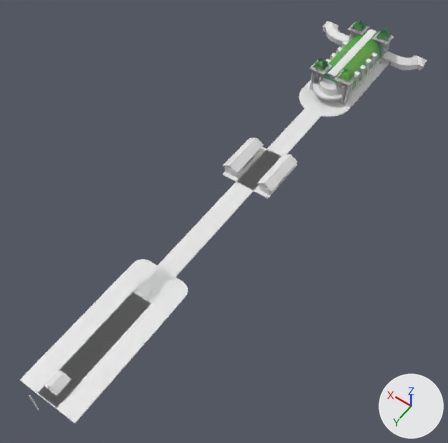
Before and after pictures for a commit that changed the Blender file pavilion/pavilion.blend.
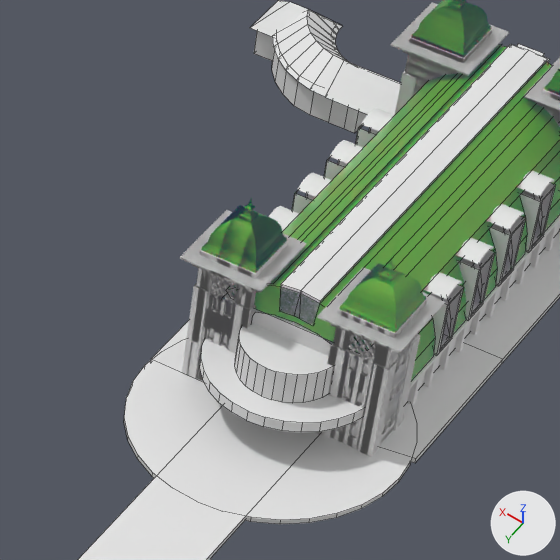
Old and new are each drawn whole from a camera (50 mm lens) standing at (-78.8, 217.4, 166.2) and looking at (-1.4, 109.0, -4.1) and again close up on the part from 62% to 85% of the width and 5% to 28% of the height. Arrows for +X, +Y and +Z are at lower right; the lights stay in place. The close-ups show mesh edges as thin lines.

Script lines for the objects in view, before the commit:
```python
me_cylinder_005 = bpy.data.meshes.new('Cylinder.005')
me_cylinder_005.from_pydata(...)  # a 32-sided cylinder along z spanning x -1.0..1.0, y -1.0..1.0, z 0.0..0.83
me_cylinder_008 = bpy.data.meshes.new('Cylinder.008')
me_cylinder_008.from_pydata(...)  # 14 vertices, 12 faces; spans x -0.94..-0.48, y 0.48..0.94, z -3.79..0.0
ob_cylinder_pavilion_top_roof = bpy.data.objects.new('Cylinder pavilion top roof', me_cylinder_008)
ob_cylinder_pavilion_top_roof.parent = ob_empty_001
ob_cylinder_pavilion_top_roof.location = (0.0, 0.0, 1.415)
ob_cylinder_pavilion_top_roof.delta_rotation_euler = (1.571, 0.785, 0.0)
ob_cylinder_pavilion_top_roof.delta_scale = (8.199, 8.199, 9.276)
ob_cylinder_seaward_balcony = bpy.data.objects.new('Cylinder seaward balcony', me_cylinder_005)
ob_cylinder_seaward_balcony.parent = ob_empty_001
ob_cylinder_seaward_balcony.location = (0.0075, 34.99, 3.791)
ob_cylinder_seaward_balcony.delta_location = (0.0, 0.0, 0.0)
ob_cylinder_seaward_balcony.scale = (1.17, 1.17, 1.0)
ob_cylinder_seaward_balcony.delta_scale = (3.34, 3.34, 3.141)
ob_towers_001 = bpy.data.objects.new('Towers.001', None)
ob_towers_001.location = (0.0, 0.0, 0.0)
ob_towers_001.instance_type = 'COLLECTION'
ob_towers_001.instance_collection = col_towers
# also in view: 'north-south barrel base baton  north' at (0.0, 17.8, 2.6); 'Railings, decking' at (0.0, 95.7, -0.2); 'Shelters huts shops kiosks' at (0.0, 94.5, 4.9); 'Cube gables south 1.006' at (-6.7, 10.6, 5.2); 'Cube gables south 1.009' at (-6.7, 15.4, 5.2)
```
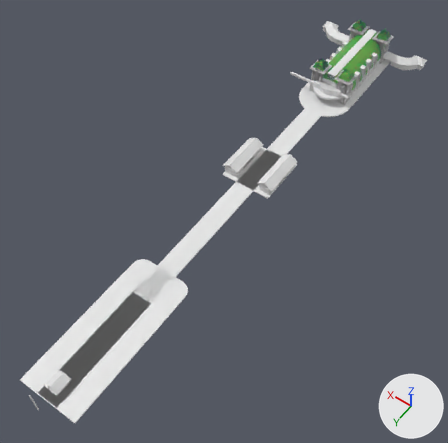
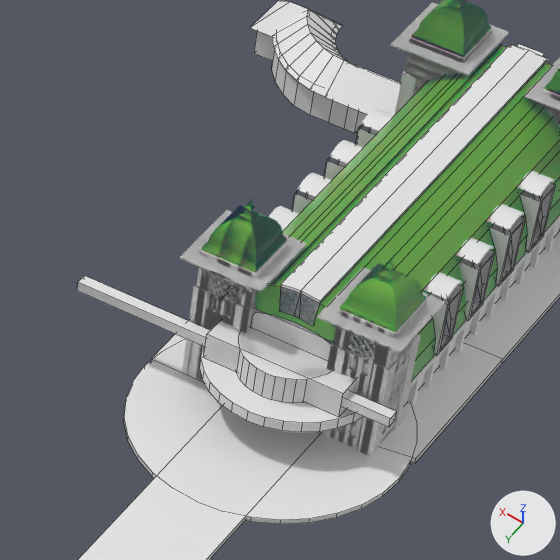
Patch to the scene script:
```diff
--- a/pavilion/pavilion.blend.py
+++ b/pavilion/pavilion.blend.py
@@ me_cylinder_005 @@
 me_cylinder_005.from_pydata(...)  # 64 vertices, 34 faces; spans x -1.0..1.0, y -1.0..1.0, z 0.0..0.83
 # used by ob_cylinder_seaward_balcony; parent = ob_empty_001; location = (0.0075, 34.99, 3.791); delta_location = (0.0, 0.0, 0.0); scale = (1.17, 1.17, 1.0); delta_scale = (3.34, 3.34, 3.141)
+# me_cylinder_005 part 1: the whole mesh is scaled about the mesh origin by (1, 1, 0.832)
@@ me_cube_015_1 @@
+me_cube_015_1.from_pydata(...)  # a box spanning x -1.0..1.0, y -3.69..-1.19, z -1.06..1.1
@@ ob_rear_entrance_oblong_above_portico_001 @@
+ob_rear_entrance_oblong_above_portico_001 = bpy.data.objects.new('rear entrance oblong above portico.001', me_cube_015_1)
+ob_rear_entrance_oblong_above_portico_001.location = (3.7, 37.73, 4.85)
+ob_rear_entrance_oblong_above_portico_001.scale = (13.0, 0.372, 0.372)
@@ ob_rear_entrance_oblong_above_portico @@
+ob_rear_entrance_oblong_above_portico = bpy.data.objects.new('rear entrance oblong above portico', me_cube_015_1.copy())
+ob_rear_entrance_oblong_above_portico.location = (0.0, 38.87, 4.86)
+ob_rear_entrance_oblong_above_portico.scale = (5.61, 1.0, 1.0)
```

Where the change shows, as pixel boxes [x1, y1, x2, y2] in the close-ups (560 x 560 px):
'Cylinder seaward balcony', mesh rescaled
    before: [235, 312, 333, 403]
    after: [236, 313, 333, 403]
'rear entrance oblong above portico', added
    after: [203, 321, 356, 417]
'rear entrance oblong above portico.001', added
    after: [77, 276, 396, 427]
